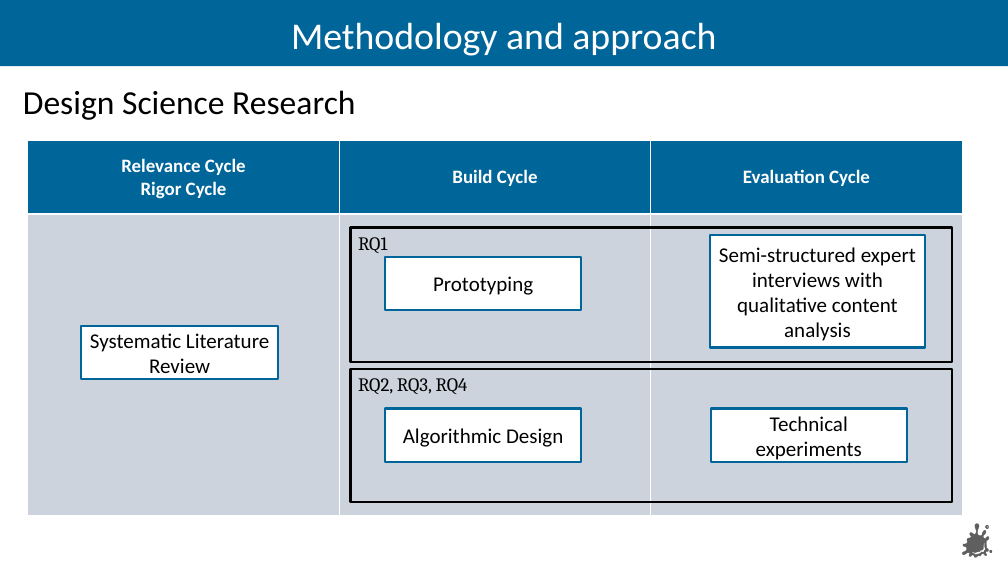
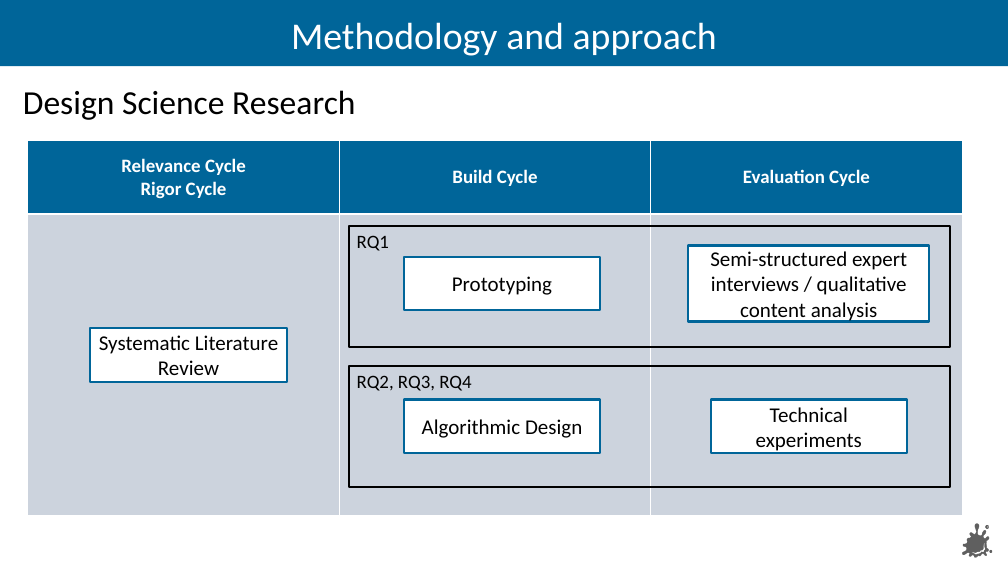
Before and after one commit to Eva0410/QseEvolvingKg, a slide deck: slide 5 of QseEvolvingKgWebApp/notes/Proposal/Proposal_Presentation.pptx. Drawn at 1008x567 pixels with LibreOffice and Linux fonts; fonts in the diff are those of the drawing; background and template pictures are left out. Boxes give left, top, right and bottom in pixels: in the first picture for what was removed or moved away, otherwise in the second. Text is boxed around its words. In the diff, an @@ line names an element or a change of style, - is before the commit and + after.

```diff
--- a/QseEvolvingKgWebApp/notes/Proposal/Proposal_Presentation.pptx
+++ b/QseEvolvingKgWebApp/notes/Proposal/Proposal_Presentation.pptx
@@ rectangle "RQ1": place and size @@
-rectangle "RQ1" at [351, 227, 951, 362]
+rectangle "RQ1" at [349, 226, 950, 348]
@@ rectangle "RQ1" at [349, 226, 950, 348]: font Cambria to Calibri @@
@@ rectangle "Prototyping": place and size @@
-rectangle "Prototyping" at [385, 257, 581, 311]
+rectangle "Prototyping" at [404, 257, 600, 311]
@@ rectangle "Semi-structured expert interviews / qualitative ...": place and size @@
-rectangle "Semi-structured expert interviews / qualitative ..." at [710, 235, 924, 348]
+rectangle "Semi-structured expert interviews / qualitative ..." at [688, 246, 929, 322]
@@ text in rectangle at [710, 251, 907, 323]: text changed @@
-Semi-structured expert interviews with qualitative content analysis
+Semi-structured expert interviews / qualitative content analysis
@@ rectangle "Systematic Literature Review": place and size @@
-rectangle "Systematic Literature Review" at [82, 326, 278, 379]
+rectangle "Systematic Literature Review" at [90, 328, 286, 382]
@@ rectangle "RQ2, RQ3, RQ4" at [349, 366, 950, 487]: font Cambria to Calibri @@
@@ rectangle "RQ2, RQ3, RQ4": place and size @@
-rectangle "RQ2, RQ3, RQ4" at [351, 369, 951, 502]
+rectangle "RQ2, RQ3, RQ4" at [349, 366, 950, 487]
@@ rectangle "Algorithmic Design": place and size @@
-rectangle "Algorithmic Design" at [385, 408, 581, 462]
+rectangle "Algorithmic Design" at [404, 400, 600, 453]
@@ rectangle "Technical experiments": place and size @@
-rectangle "Technical experiments" at [710, 408, 907, 462]
+rectangle "Technical experiments" at [710, 400, 907, 453]
```
Also in this commit, not shown: 2 other slides changed, 2 other files.
